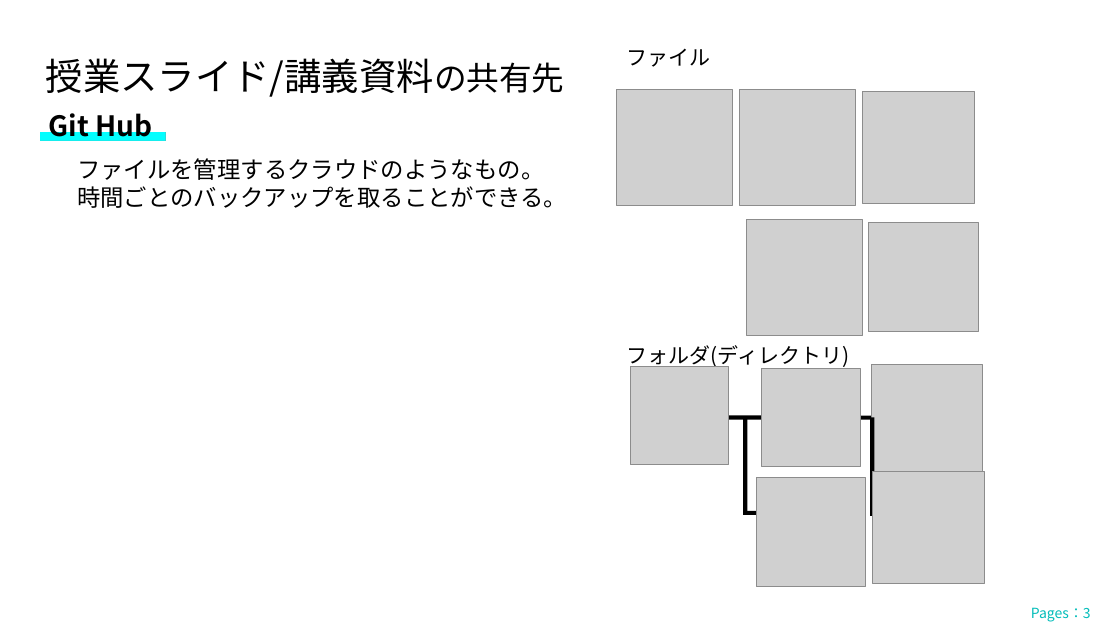
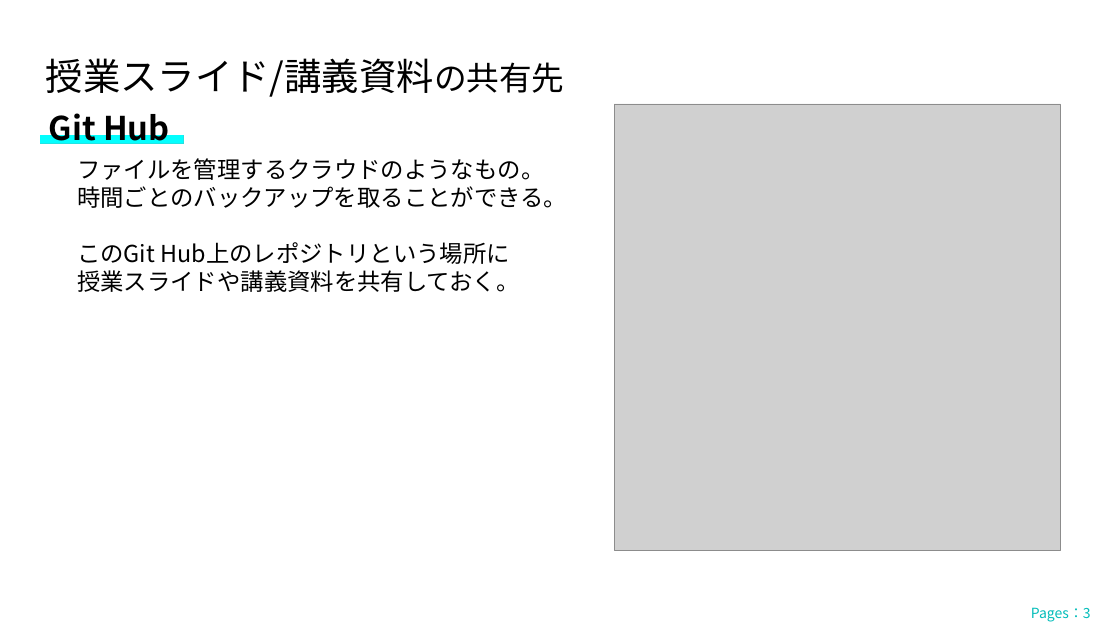
Before and after one commit to elsy0111/Robocon, a slide deck: slide 3 of 授業スライド/制御授業資料0_授業に当たって.pptx. Drawn at 1120x630 pixels with LibreOffice and Linux fonts; fonts in the diff are those of the drawing; grey boxes stand for pictures; background and template pictures are left out. Boxes give left, top, right and bottom in pixels: in the first picture for what was removed or moved away, otherwise in the second. Text is boxed around its words. In the diff, an @@ line names an element or a change of style, - is before the commit and + after.

Commit message:
add pptx

```diff
--- a/授業スライド/制御授業資料0_授業に当たって.pptx
+++ b/授業スライド/制御授業資料0_授業に当たって.pptx
@@ text removed at bbox=[626, 48, 710, 67] @@
-ファイル
@@ picture removed at bbox=[617, 89, 733, 205] @@
@@ picture removed at bbox=[739, 89, 855, 205] @@
@@ text "Git Hub" at bbox=[49, 113, 170, 144]: size 24 to 28 pt @@
@@ picture added at bbox=[614, 104, 1060, 550] @@
@@ picture removed at bbox=[863, 91, 975, 202] @@
@@ picture removed at bbox=[747, 220, 863, 336] @@
@@ picture removed at bbox=[869, 223, 978, 332] @@
@@ text at bbox=[77, 242, 520, 292]: paragraphs added @@
+このGit Hub上のレポジトリという場所に
+授業スライドや講義資料を共有しておく。
@@ text removed at bbox=[626, 345, 849, 368] @@
-フォルダ(ディレクトリ)
@@ picture removed at bbox=[630, 366, 728, 465] @@
@@ picture removed at bbox=[762, 368, 860, 466] @@
@@ picture removed at bbox=[871, 365, 982, 476] @@
@@ rectangle removed at bbox=[722, 416, 768, 420] @@
@@ rectangle removed at bbox=[744, 417, 748, 515] @@
@@ rectangle removed at bbox=[851, 416, 897, 420] @@
@@ rectangle removed at bbox=[870, 418, 875, 516] @@
@@ picture removed at bbox=[756, 478, 865, 587] @@
@@ picture removed at bbox=[872, 471, 984, 583] @@
@@ rectangle removed at bbox=[746, 511, 792, 515] @@
@@ rectangle removed at bbox=[872, 512, 918, 516] @@
```
Also in this commit, not shown: 1 slide added, 2 slides removed, 2 other files.
